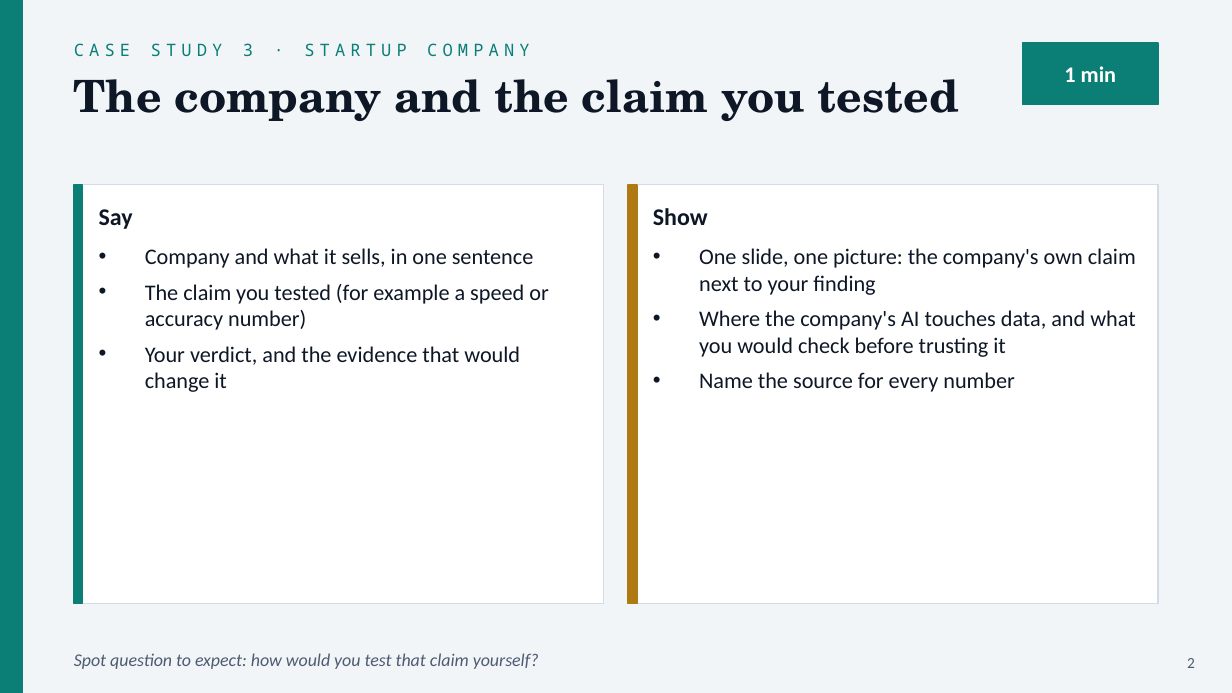
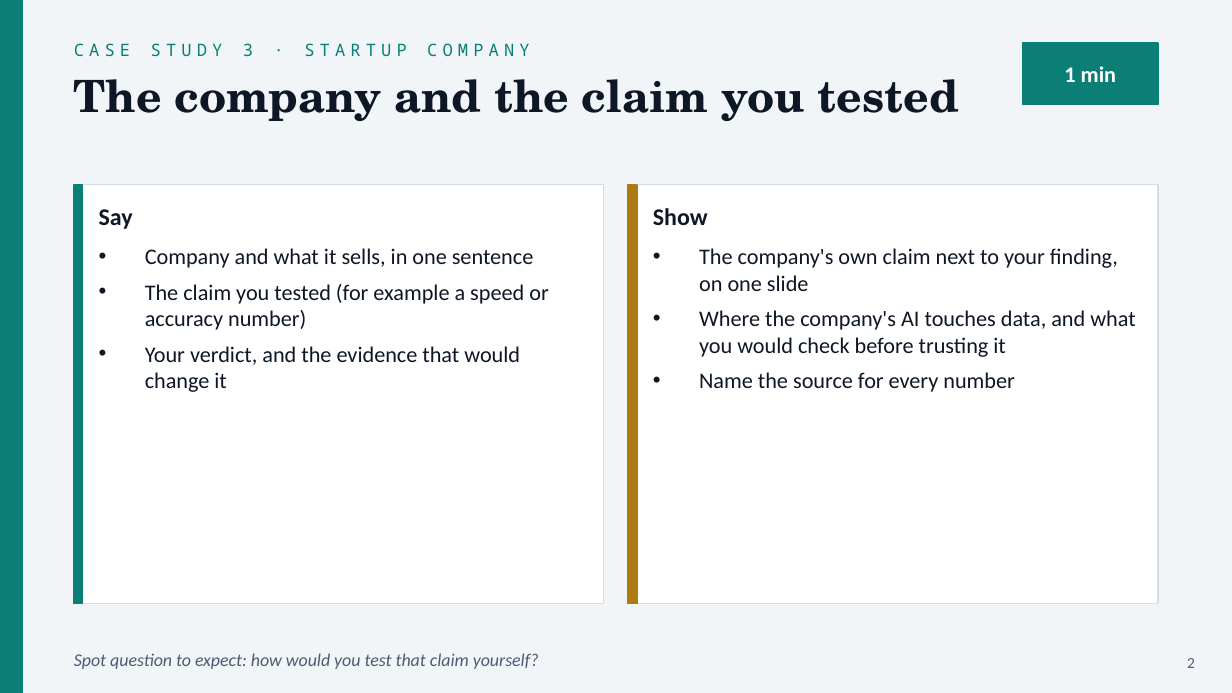
Before and after one commit to cyberdefendersprogram/classapp, a slide deck: slide 2 of content/cis53/templates/CIS53-Final-Presentation-Template.pptx. Drawn at 1232x693 pixels with LibreOffice and Linux fonts; fonts in the diff are those of the drawing. Boxes give left, top, right and bottom in pixels: in the first picture for what was removed or moved away, otherwise in the second. Text is boxed around its words. In the diff, an @@ line names an element or a change of style, - is before the commit and + after.

```diff
--- a/content/cis53/templates/CIS53-Final-Presentation-Template.pptx
+++ b/content/cis53/templates/CIS53-Final-Presentation-Template.pptx
@@ text at box(699, 248, 1118, 291): text changed @@
-• One slide, one picture: the company's own claim next to your finding
+• The company's own claim next to your finding, on one slide
```
Also in this commit, not shown: 5 other slides changed, 1 other file.
